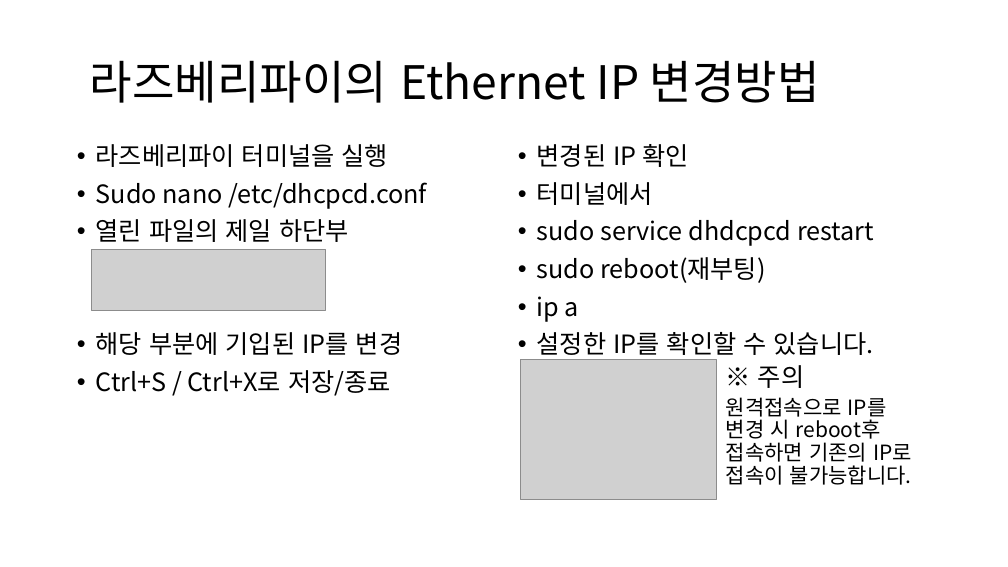
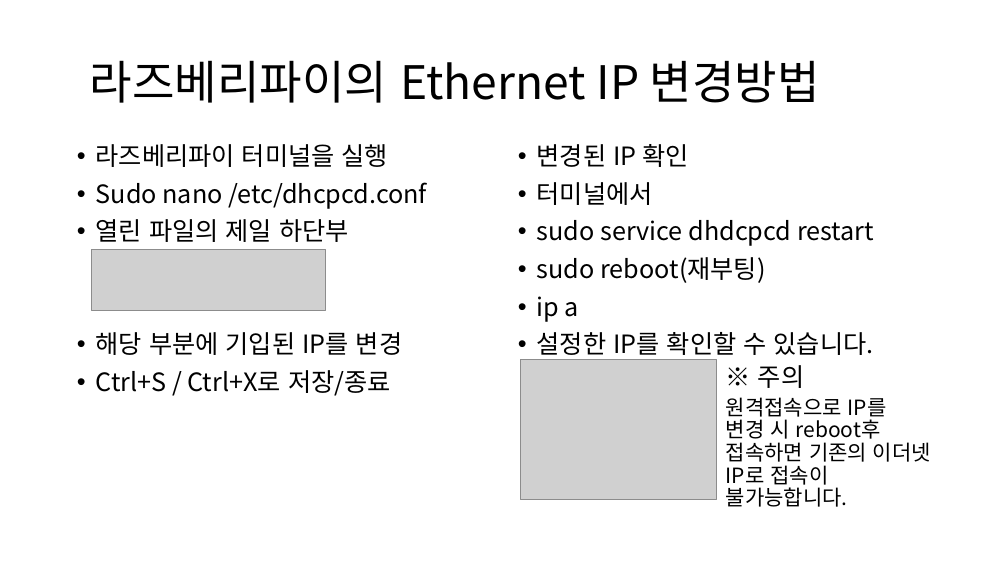
Before and after one commit to HanSol1140/PLC_Voltage, a slide deck: slide 22 of PLC & 라즈베리파이 서버.pptx (slide 6 before the commit). Drawn at 1008x567 pixels with LibreOffice and Linux fonts; fonts in the diff are those of the drawing; grey boxes stand for pictures. Boxes give left, top, right and bottom in pixels: in the first picture for what was removed or moved away, otherwise in the second. Text is boxed around its words. In the diff, an @@ line names an element or a change of style, - is before the commit and + after.

```diff
--- a/PLC & 라즈베리파이 서버.pptx
+++ b/PLC & 라즈베리파이 서버.pptx
@@ text at [726, 397, 931, 507]: text changed @@
-          • 원격접속으로 IP를 변경 시 reboot후 접속하면 기존의 IP로 접속이 불가능합니다.
+          • 원격접속으로 IP를 변경 시 reboot후 접속하면 기존의 이더넷 IP로 접속이 불가능합니다.
```
Also in this commit, not shown: 5 other slides changed, 5 slides added, 1 slide removed, 1 other file.
